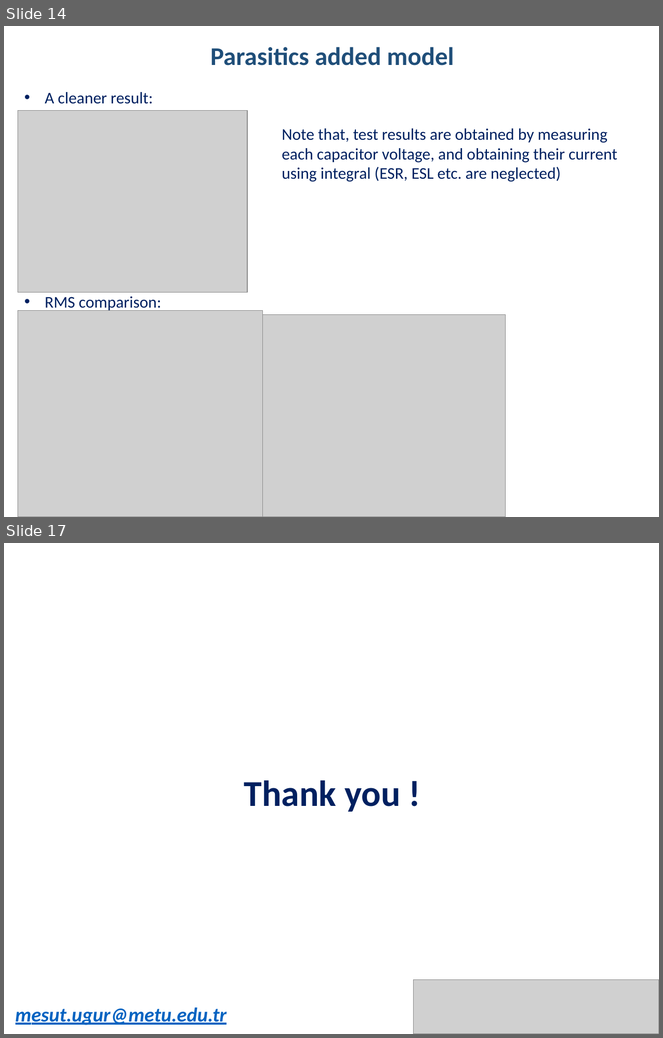
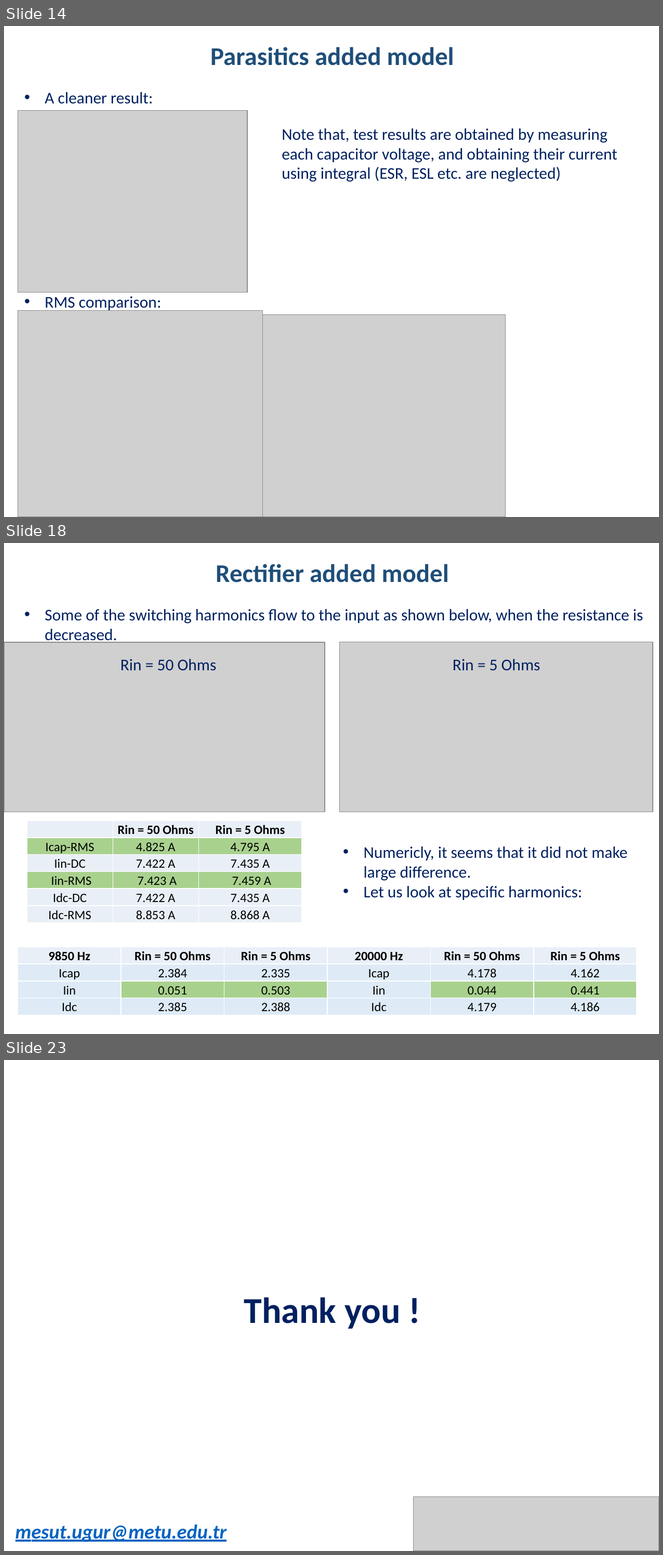
Before and after one commit to hakanpolat/IMMD, a slide deck: Simulation/dcbusmodelwrapup/immd_dcbusmodelwrapup.pptx. Shown one above the other, each under a label of ours: slides 14 and 17 before the commit, slides 14, 18 and 23 after it; the slides between them are not shown. The pictures are 663x1038 and 663x1555 pixels, drawn with LibreOffice and Linux fonts; fonts in the diff are those of the drawing; grey boxes stand for pictures. Boxes give left, top, right and bottom in pixels: in the first picture for what was removed or moved away, otherwise in the second. Text is boxed around its words. In the diff, an @@ line names an element or a change of style, - is before the commit and + after.

Commit message:
DC bus modeli üzerine hazırlanan sunumda rectifier etkileri incelendi. Sırada unbalance var.

```diff
--- a/Simulation/dcbusmodelwrapup/immd_dcbusmodelwrapup.pptx
+++ b/Simulation/dcbusmodelwrapup/immd_dcbusmodelwrapup.pptx
@@ slide 18 added at <box>4,543,659,1034</box>, background #FFFFFF @@
@@ text added at <box>216,564,449,583</box>, 28 pt, text #1F4E79, bold @@
+Rectifier added model
@@ text added at <box>45,609,644,644</box>, 18 pt, text #002060 @@
+• Some of the switching harmonics flow to the input as shown below, when the resistance is decreased.
@@ picture added at <box>4,643,325,812</box> @@
@@ picture added at <box>339,642,653,812</box> @@
@@ text added at <box>120,659,541,671</box>, 18 pt, text #002060 @@
+Rin = 50 Ohms Rin = 5 Ohms
@@ table added at <box>27,821,302,963</box>, 6 rows, 3 columns @@
+ | Rin = 50 Ohms | Rin = 5 Ohms
+Icap-RMS | 4.825 A | 4.795 A
+Iin-DC | 7.422 A | 7.435 A
+Iin-RMS | 7.423 A | 7.459 A
+Idc-DC | 7.422 A | 7.435 A
+Idc-RMS | 8.853 A | 8.868 A
@@ text added at <box>364,847,627,900</box>, 18 pt, text #002060 @@
+• Numericly, it seems that it did not make large difference.
+• Let us look at specific harmonics:
@@ table added at <box>18,947,635,1015</box>, 4 rows, 6 columns @@
+9850 Hz | Rin = 50 Ohms | Rin = 5 Ohms | 20000 Hz | Rin = 50 Ohms | Rin = 5 Ohms
+Icap | 2.384 | 2.335 | Icap | 4.178 | 4.162
+Iin | 0.051 | 0.503 | Iin | 0.044 | 0.441
+Idc | 2.385 | 2.388 | Idc | 4.179 | 4.186
@@ what was slide 17 is now slide 23 @@
```
Also in this commit, not shown: 5 slides changed, 5 other slides added, 4 other files.
